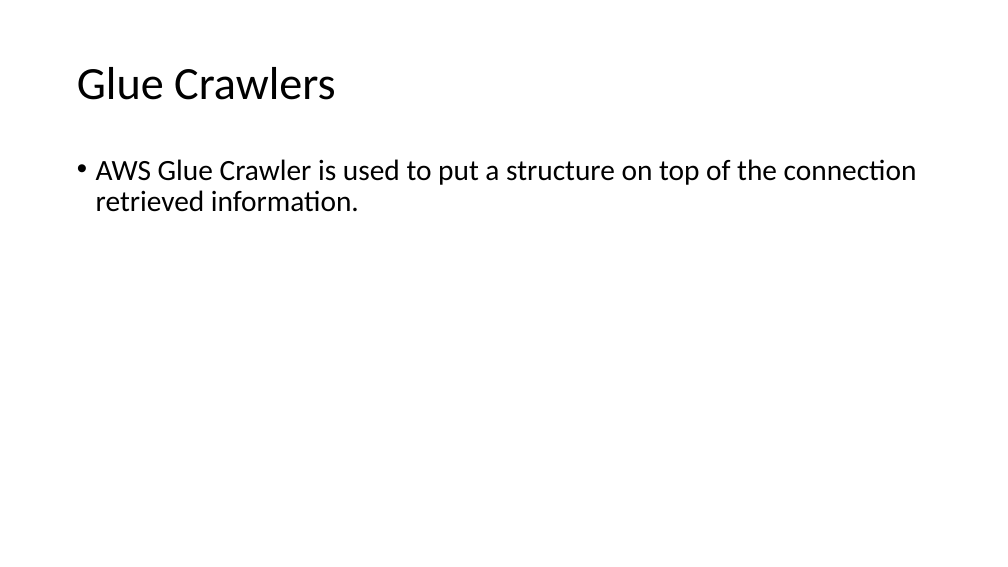
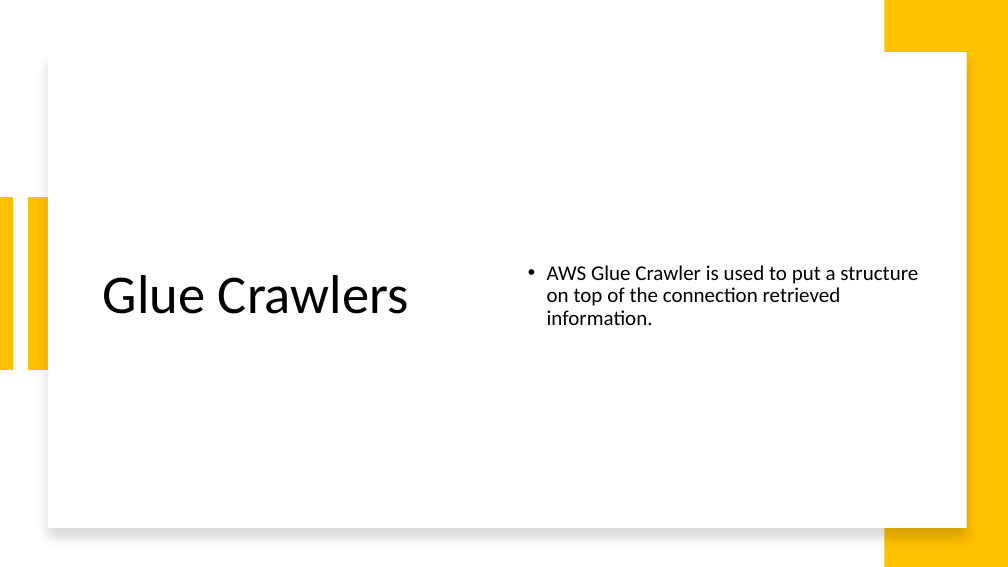
Before and after one commit to kunaldas926/ppt, a slide deck: slide 17 of Presentation1.pptx (slide 14 before the commit). Drawn at 1008x567 pixels with LibreOffice and Linux fonts; fonts in the diff are those of the drawing. Boxes give left, top, right and bottom in pixels: in the first picture for what was removed or moved away, otherwise in the second. Text is boxed around its words. In the diff, an @@ line names an element or a change of style, - is before the commit and + after.

```diff
--- a/Presentation1.pptx
+++ b/Presentation1.pptx
@@ rectangle added at bbox=[885, 0, 1008, 567], fill #FFC000 @@
@@ rectangle added at bbox=[48, 52, 966, 528], fill #FFFFFF @@
@@ title "Glue Crawlers": place and size @@
-title "Glue Crawlers" at bbox=[77, 67, 336, 100]
+title "Glue Crawlers" at bbox=[103, 275, 409, 314]
@@ title "Glue Crawlers" at bbox=[103, 275, 409, 314]: size 44 to 52 pt @@
@@ text "AWS Glue Crawler is used ...": place and size @@
-text "AWS Glue Crawler is used ..." at bbox=[96, 159, 917, 212]
+text "AWS Glue Crawler is used ..." at bbox=[547, 265, 918, 325]
@@ text "AWS Glue Crawler is used ..." at bbox=[547, 265, 918, 325]: size 28 to 20 pt; vertical alignment top to middle @@
@@ line added from (6, 197) to (6, 370), #FFC000 14 pt @@
@@ rectangle added at bbox=[28, 197, 54, 370], fill #FFC000 @@
```
Also in this commit, not shown: 19 other slides changed, 23 slides added.
